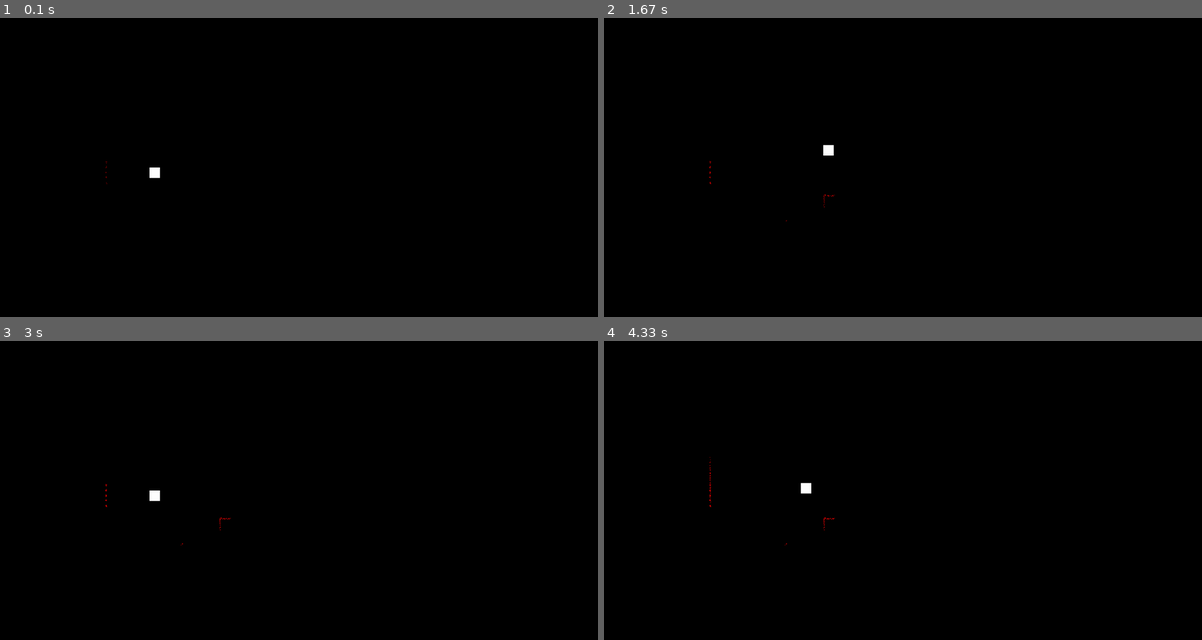
Above: before the commit, frames 1-4 (two rows, left to right).
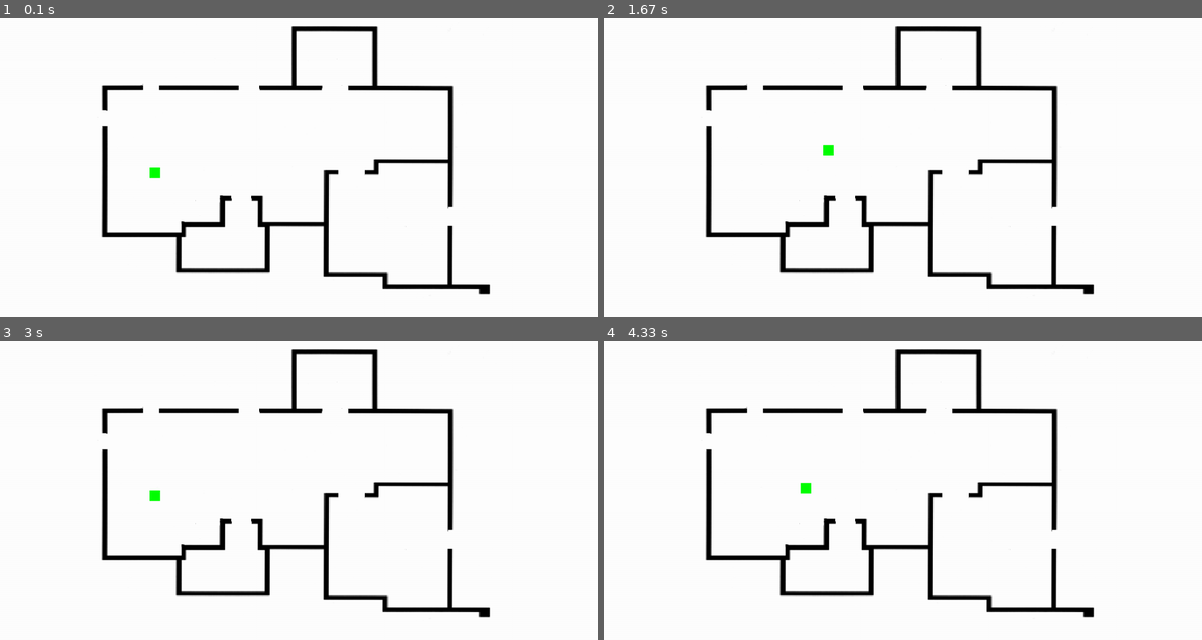
Above: after the commit, the same moments.

Repository: LuisPeMoraRod/drones_exploration_sim
Game: pygame game, started from src/simulation/main.py
Same seed, same stepped clock (60 frames per second), same inputs: the game is played once before the commit and once after it.
Inputs:
- Up to frame 1 (0.1 s): no input
- Up to frame 2 (1.67 s): hold Right 0.33-0.8 s; hold Up 0.83-1.13 s; hold Right 1.17-1.63 s
- Up to frame 3 (3 s): hold Left 1.67-2.2 s; hold Down 2.23-2.53 s; hold Left 2.57-2.97 s
- Up to frame 4 (4.33 s): hold Up 3-3.37 s; hold Right 3.4-4.03 s; hold Down from 4.07 s (still down)

The runs differ from the first frame. In frame 1, 97% of the frame differs, in the area x 0-100%, y 0-100%; in frame 2, 97%; in frame 3, 97%; in frame 4, 97%.

Commit message:
refactor(robot): improve collision detection method

Diff:
--- a/src/simulation/main.py
+++ b/src/simulation/main.py
@@ -17,11 +17,11 @@
         constants.X0,
         constants.Y0,
     )
-    environment.map.fill(constants.COLORS["BLACK"])
-    environment.infoMap = environment.map.copy()
+    # environment.map.fill(constants.COLORS["BLACK"])
+    environment.resultMap = environment.map.copy()
 
     # Initalize single robot
-    robot = Robot(environment.map, environment.mapImage, (300, 300))
+    robot = Robot(environment, (300, 300), constants.COLORS["GREEN"])
 
     # Initialize Pygame
     pygame.init()
@@ -37,9 +37,9 @@
         environment.storeData(sensorData)
         environment.showData()
 
-        environment.map.fill(constants.COLORS["BLACK"])
+        # environment.map.fill(constants.COLORS["BLACK"])
 
-        environment.map.blit(environment.infoMap, (0, 0))
+        environment.map.blit(environment.resultMap, (0, 0))
 
         robot.move()
         robot.draw(environment.map)
--- a/src/simulation/robot.py
+++ b/src/simulation/robot.py
@@ -1,4 +1,4 @@
-from constants import ROBOT_DIMENSIONS, COLORS, SPEED, DIRECTIONS
+from constants import ROBOT_DIMENSIONS, COLORS, SPEED, DIRECTIONS, MAP_DIMENSIONS
 import math
 import pygame
 from map import Map
@@ -7,13 +7,15 @@
 class Robot:
     def __init__(
         self,
-        surface: pygame.Surface,
-        map: pygame.Surface,
+        environment: Map,
         initialPos: tuple,
         color: str = COLORS["WHITE"],
         speed: int = SPEED,
     ) -> None:
-        self.map = map
+        self.mapImage = (
+            environment.mapImage
+        )  # contains the map image used as reference for collision detection
+        self.map = environment.map  # contains the map surface to draw the robot
         self.dimensions = ROBOT_DIMENSIONS
         self.position = [
             initialPos[0] + self.dimensions[0] // 2,
@@ -21,7 +23,6 @@
         ]
         self.color = color
         self.direction = DIRECTIONS["RIGHT"]
-        self.surface = surface
         self.speed = speed
 
     def draw(self, surface: pygame.Surface):
@@ -46,22 +47,22 @@
         # Move the square
         if keys[pygame.K_UP]:
             self.direction = DIRECTIONS["UP"]
-            if not self.isWall():
+            if not self.isWallCollision():
                 self.moveUp()
         if keys[pygame.K_DOWN]:
             self.direction = DIRECTIONS["DOWN"]
-            if not self.isWall():
+            if not self.isWallCollision():
                 self.moveDown()
         if keys[pygame.K_LEFT]:
             self.direction = DIRECTIONS["LEFT"]
-            if not self.isWall():
+            if not self.isWallCollision():
                 self.moveLeft()
         if keys[pygame.K_RIGHT]:
             self.direction = DIRECTIONS["RIGHT"]
-            if not self.isWall():
+            if not self.isWallCollision():
                 self.moveRight()
 
-    def isWall(self) -> bool:
+    def isWallCollision(self) -> bool:
         """
         Check if the robot hits the wall.
         """
@@ -71,37 +72,160 @@
         if self.direction == DIRECTIONS["UP"]:
             if self.position[1] - verticalCheck <= 0:
                 return True
-            if (
-                self.map.get_at((self.position[0], self.position[1] - verticalCheck))
-                == COLORS["BLACK"]
-            ):
-                return True
+            if self.isCollisionTop():
+                return True
+
         elif self.direction == DIRECTIONS["DOWN"]:
-            if self.position[1] + verticalCheck >= self.surface.get_height():
-                return True
-            if (
-                self.map.get_at((self.position[0], self.position[1] + verticalCheck))
-                == COLORS["BLACK"]
-            ):
-                return True
+            if self.position[1] + verticalCheck >= self.map.get_height():
+                return True
+            if self.isCollisionBottom():
+                return True
+
         elif self.direction == DIRECTIONS["LEFT"]:
             if self.position[0] - horizontalCheck <= 0:
                 return True
-            if (
-                self.map.get_at((self.position[0] - horizontalCheck, self.position[1]))
-                == COLORS["BLACK"]
-            ):
-                return True
+            if self.isCollisionLeft():
+                return True
+
         elif self.direction == DIRECTIONS["RIGHT"]:
-            if self.position[0] + horizontalCheck >= self.surface.get_width():
-                return True
-            if (
-                self.map.get_at((self.position[0] + horizontalCheck, self.position[1]))
-                == COLORS["BLACK"]
-            ):
+            if self.position[0] + horizontalCheck >= self.map.get_width():
+                return True
+            if self.isCollisionRight():
                 return True
 
         return False
+
+    def isCollisionTop(self):
+        """
+        Check if the robot's top side collides with a wall
+        """
+        horizontalBorder = self.dimensions[0] // 2
+        verticalBorder = self.dimensions[1] // 2 + self.speed
+        return (
+            (
+                self.mapImage.get_at(
+                    (self.position[0], self.position[1] - verticalBorder)
+                )
+                == COLORS["BLACK"]
+            )
+            or (
+                self.mapImage.get_at(
+                    (
+                        self.position[0] + horizontalBorder,
+                        self.position[1] - verticalBorder,
+                    )
+                )
+                == COLORS["BLACK"]
+            )
+            or (
+                self.mapImage.get_at(
+                    (
+                        self.position[0] - horizontalBorder,
+                        self.position[1] - verticalBorder,
+                    )
+                )
+                == COLORS["BLACK"]
+            )
+        )
+
+    def isCollisionBottom(self):
+        """
+        Check if the robot's bottom side collides with a wall
+        """
+        horizontalBorder = self.dimensions[0] // 2
+        verticalBorder = self.dimensions[1] // 2 + self.speed
+        return (
+            (
+                self.mapImage.get_at(
+                    (self.position[0], self.position[1] + verticalBorder)
+                )
+                == COLORS["BLACK"]
+            )
+            or (
+                self.mapImage.get_at(
+                    (
+                        self.position[0] + horizontalBorder,
+                        self.position[1] + verticalBorder,
+                    )
+                )
+                == COLORS["BLACK"]
+            )
+            or (
+                self.mapImage.get_at(
+                    (
+                        self.position[0] - horizontalBorder,
+                        self.position[1] + verticalBorder,
+                    )
+                )
+                == COLORS["BLACK"]
+            )
+        )
+
+    def isCollisionLeft(self):
+        """
+        Check if the robot's left side collides with a wall
+        """
+        horizontalBorder = self.dimensions[0] // 2 + self.speed
+        verticalBorder = self.dimensions[1] // 2
+        return (
+            (
+                self.mapImage.get_at(
+                    (self.position[0] - horizontalBorder, self.position[1])
+                )
+                == COLORS["BLACK"]
+            )
+            or (
+                self.mapImage.get_at(
+                    (
+                        self.position[0] - horizontalBorder,
+                        self.position[1] + verticalBorder,
+                    )
+                )
+                == COLORS["BLACK"]
+            )
+            or (
+                self.mapImage.get_at(
+                    (
+                        self.position[0] - horizontalBorder,
+                        self.position[1] - verticalBorder,
+                    )
+                )
+                == COLORS["BLACK"]
+            )
+        )
+
+    def isCollisionRight(self):
+        """
+        Check if the robot's right side collides with a wall
+        """
+        horizontalBorder = self.dimensions[0] // 2 + self.speed
+        verticalBorder = self.dimensions[1] // 2
+        return (
+            (
+                self.mapImage.get_at(
+                    (self.position[0] + horizontalBorder, self.position[1])
+                )
+                == COLORS["BLACK"]
+            )
+            or (
+                self.mapImage.get_at(
+                    (
+                        self.position[0] + horizontalBorder,
+                        self.position[1] + verticalBorder,
+                    )
+                )
+                == COLORS["BLACK"]
+            )
+            or (
+                self.mapImage.get_at(
+                    (
+                        self.position[0] + horizontalBorder,
+                        self.position[1] - verticalBorder,
+                    )
+                )
+                == COLORS["BLACK"]
+            )
+        )
 
     def moveUp(self):
         self.position[1] -= self.speed
--- a/src/simulation/simulator.py
+++ b/src/simulation/simulator.py
@@ -18,7 +18,7 @@
             constants.Y0,
         )
         environment.map.fill(constants.COLORS["BLACK"])
-        environment.infoMap = environment.map.copy()
+        environment.resultMap = environment.map.copy()
 
         # Initalize single robot
         robot = robot.Robot(environment.map, environment.mapImage, (300, 300))
@@ -39,7 +39,7 @@
 
             environment.map.fill(constants.COLORS["BLACK"])
 
-            environment.map.blit(environment.infoMap, (0, 0))
+            environment.map.blit(environment.resultMap, (0, 0))
 
             robot.move()
             robot.draw(environment.map)
